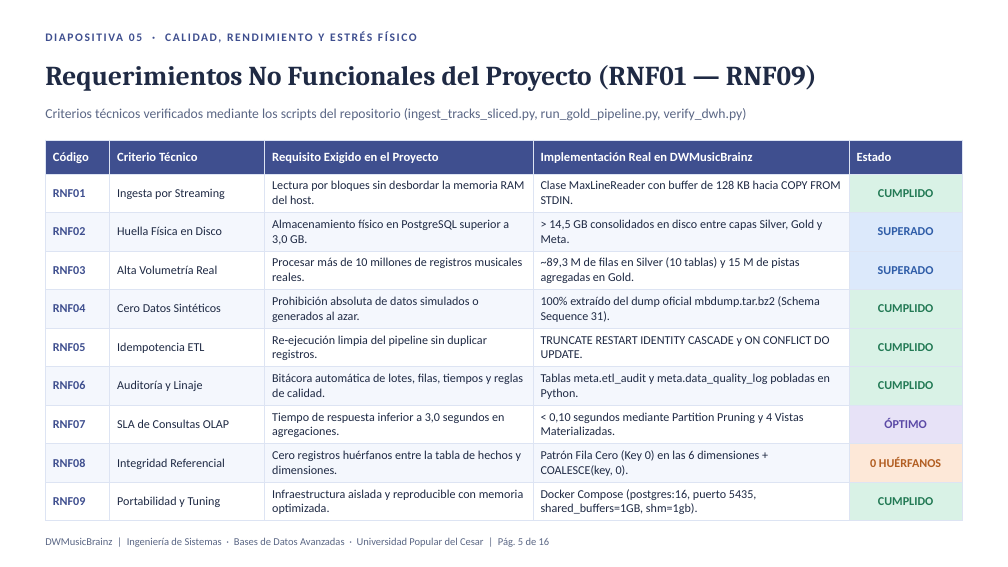
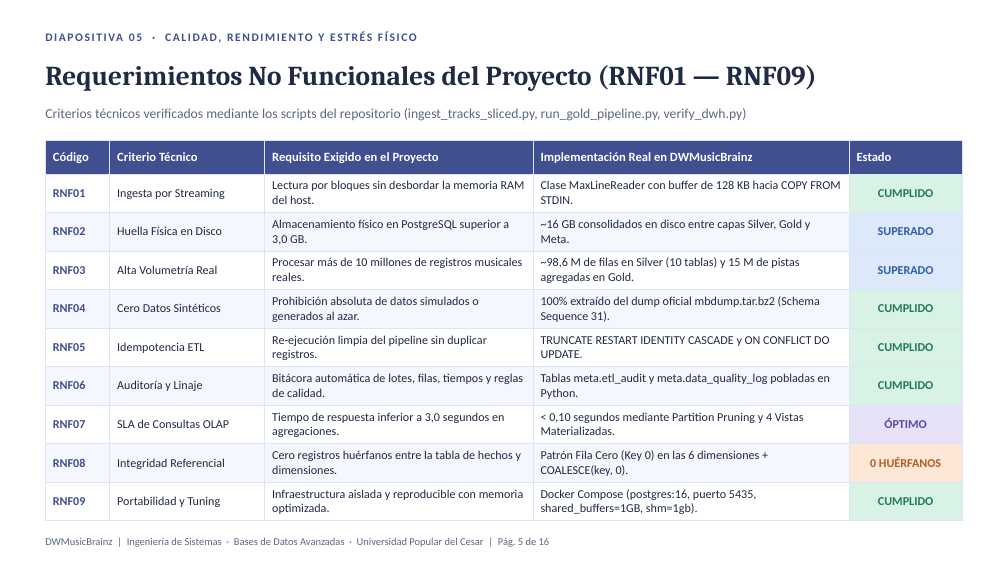
Before and after one commit to srusso1/DWH-MusicBrainz, a slide deck: slide 5 of docs/DWMusicBrainz_Sustentacion_v2.pptx. Drawn at 1008x567 pixels with LibreOffice and Linux fonts; fonts in the diff are those of the drawing; background and template pictures are left out. Boxes give left, top, right and bottom in pixels: in the first picture for what was removed or moved away, otherwise in the second. Text is boxed around its words. In the diff, an @@ line names an element or a change of style, - is before the commit and + after.

Commit message:
docs: actualizar documentos de sustentacion con cifras y hallazgos corregidos
- Volumetria real de silver y gold (98,6 M filas, 16 GB, hecho de 2.967.681 filas)
- 15 particiones, catalogo silver.language y nombres oficiales de idioma
- Regla de fecha sin imputar con el anio del artista y conteos aditivos
- Conclusion de RF05 basada en los coeficientes de Pearson reales
- Declarar python-pptx en requirements

```diff
--- a/docs/DWMusicBrainz_Sustentacion_v2.pptx
+++ b/docs/DWMusicBrainz_Sustentacion_v2.pptx
@@ table at <box>45,140,963,518</box> @@
-row 3, column 4: > 14,5 GB consolidados en disco entre capas Silver, Gold y Meta.
+row 3, column 4: ~16 GB consolidados en disco entre capas Silver, Gold y Meta.
-row 4, column 4: ~89,3 M de filas en Silver (10 tablas) y 15 M de pistas agregadas en Gold.
+row 4, column 4: ~98,6 M de filas en Silver (10 tablas) y 15 M de pistas agregadas en Gold.
```
Also in this commit, not shown: 11 other slides changed, 5 other files.
